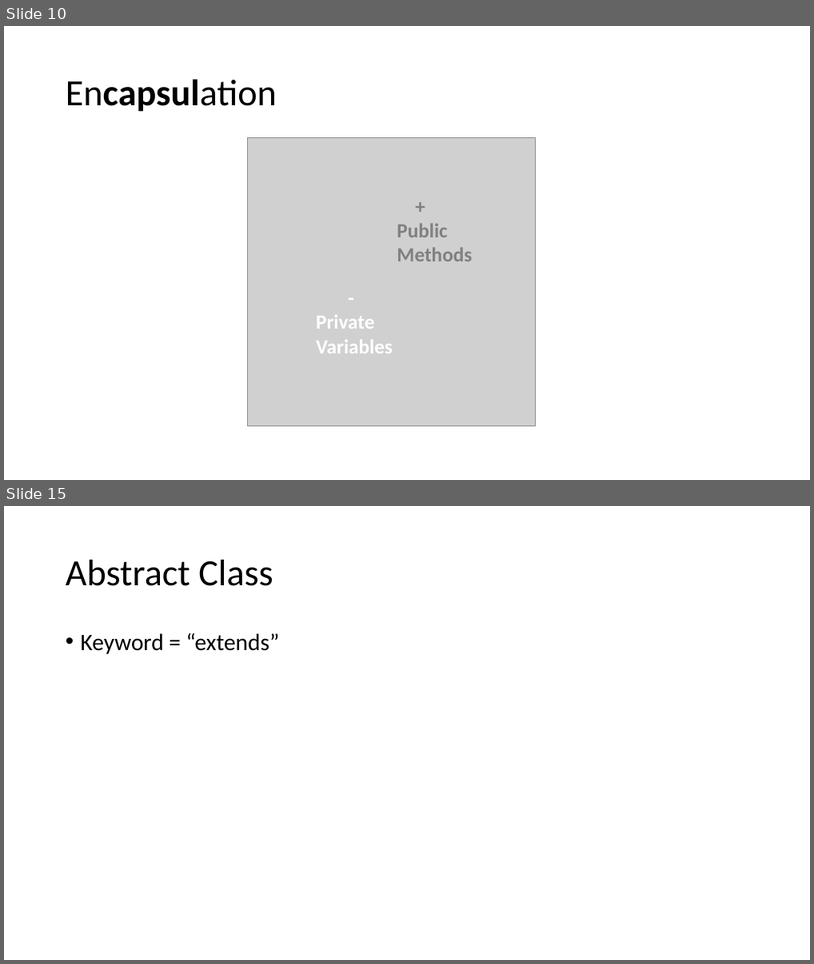
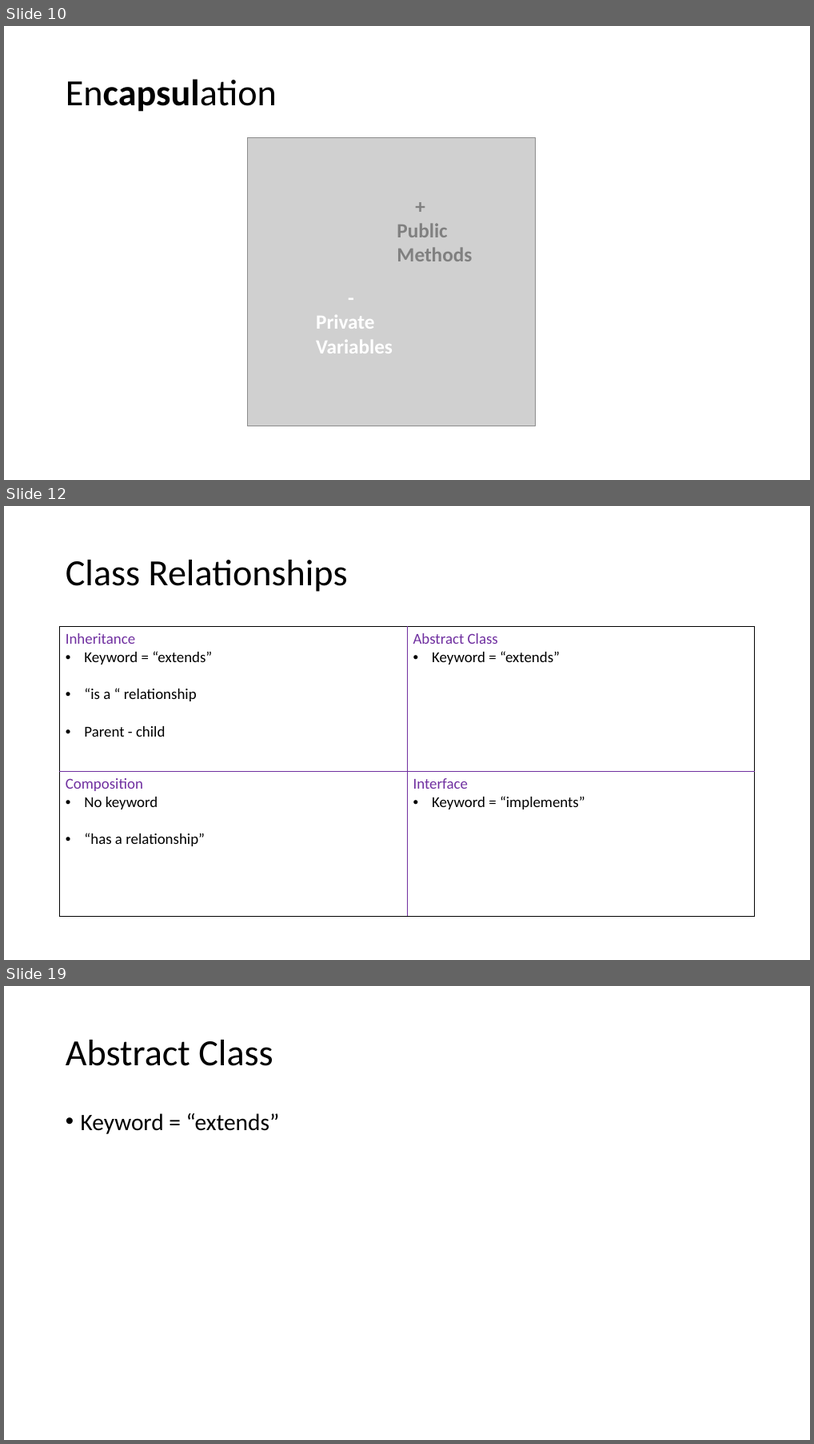
Before and after one commit to mcjavabootcamp/CourseWiki, a slide deck: TeachingMaterials/Object Oriented Programming.pptx. Shown one above the other, each under a label of ours: slides 10 and 15 before the commit, slides 10, 12 and 19 after it; the slides between them are not shown. The pictures are 814x964 and 814x1444 pixels, drawn with LibreOffice and Linux fonts; fonts in the diff are those of the drawing; grey boxes stand for pictures. Boxes give left, top, right and bottom in pixels: in the first picture for what was removed or moved away, otherwise in the second. Text is boxed around its words. In the diff, an @@ line names an element or a change of style, - is before the commit and + after.

Commit message:
added compo analogy

```diff
--- a/TeachingMaterials/Object Oriented Programming.pptx
+++ b/TeachingMaterials/Object Oriented Programming.pptx
@@ slide 12 added at (4,506,810,960), background #FFFFFF @@
@@ title added at (66,560,348,592), 44 pt, text #000000 @@
+Class Relationships
@@ table added at (60,627,755,916), 2 rows, 2 columns @@
+Inheritance / Keyword = “extends” / “is a “ relationship / Parent - child | Abstract Class / Keyword = “extends”
+Composition / No keyword / “has a relationship” | Interface / Keyword = “implements”
@@ what was slide 15 is now slide 19 @@
```
Also in this commit, not shown: 5 slides changed, 5 other slides added, 12 other files.
